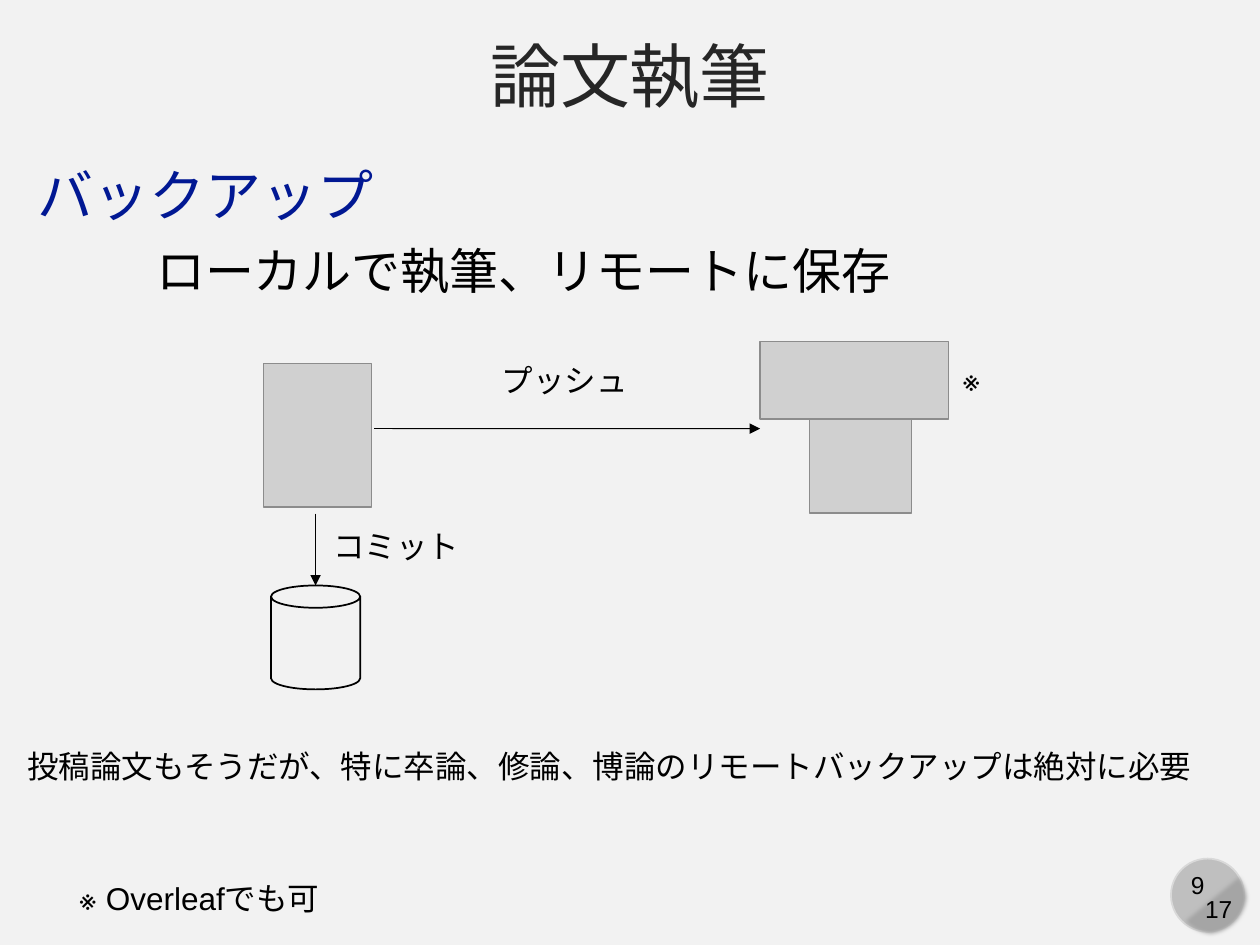
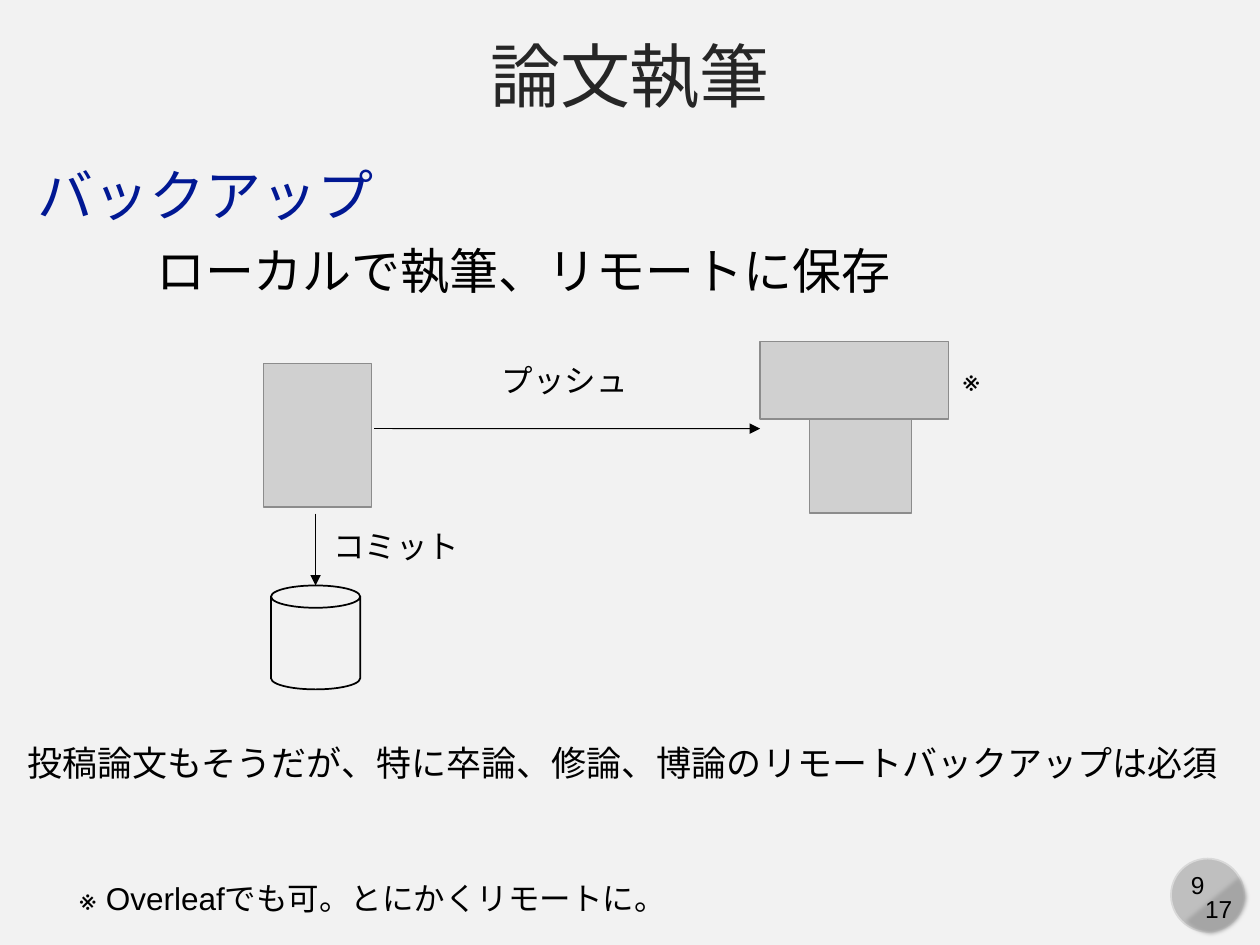
Before and after one commit to cpss2026-git/cpss2026-git.github.io, a slide deck: slide 9 of 01-lecture-git-basic/slides/01-c-compphys.pptx. Drawn at 1260x945 pixels with LibreOffice and Linux fonts; fonts in the diff are those of the drawing; grey boxes stand for pictures. Boxes give left, top, right and bottom in pixels: in the first picture for what was removed or moved away, otherwise in the second. Text is boxed around its words. In the diff, an @@ line names an element or a change of style, - is before the commit and + after.

```diff
--- a/01-lecture-git-basic/slides/01-c-compphys.pptx
+++ b/01-lecture-git-basic/slides/01-c-compphys.pptx
@@ text at box(27, 746, 1218, 779): text changed; size 18 to 20 pt @@
-投稿論文もそうだが、特に卒論、修論、博論のリモートバックアップは絶対に必要
+投稿論文もそうだが、特に卒論、修論、博論のリモートバックアップは必須
@@ text at box(225, 885, 666, 913): text changed @@
-※ Overleafでも可
+※ Overleafでも可。とにかくリモートに。
```
Also in this commit, not shown: 5 other slides changed, 1 other file.
